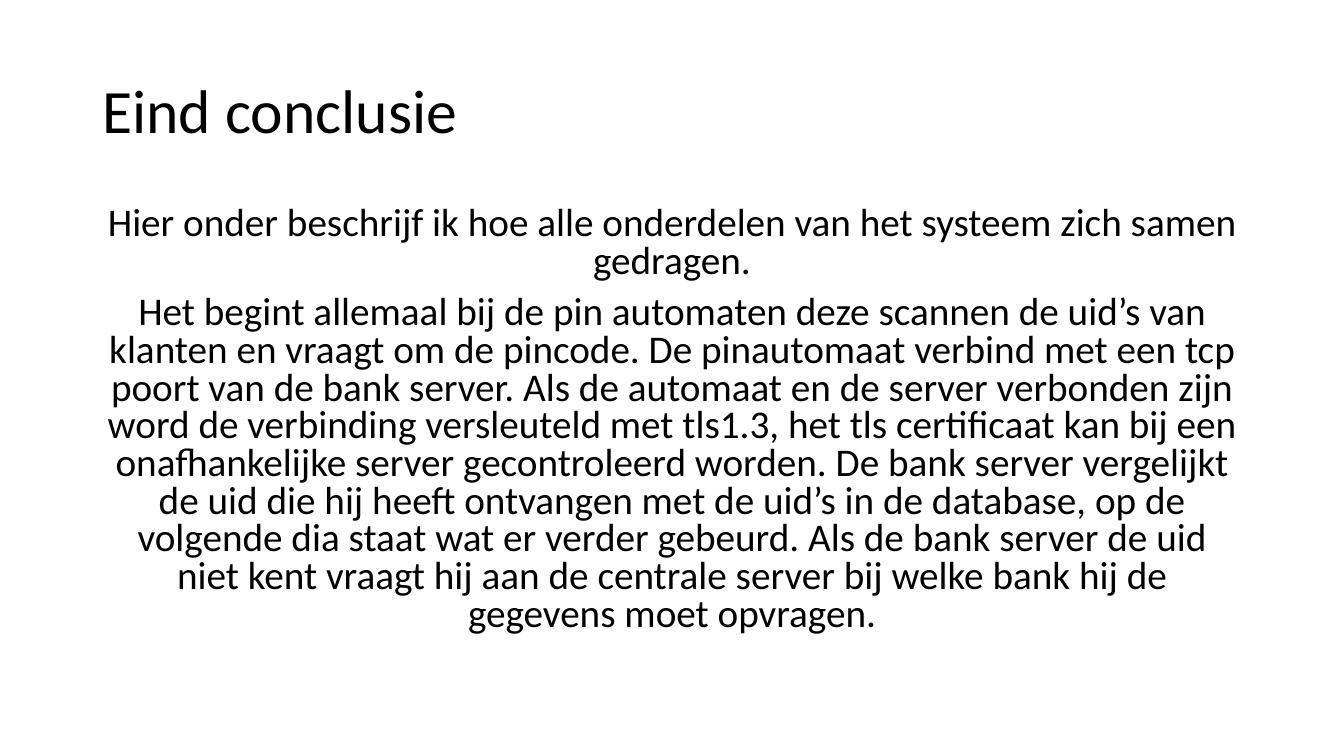
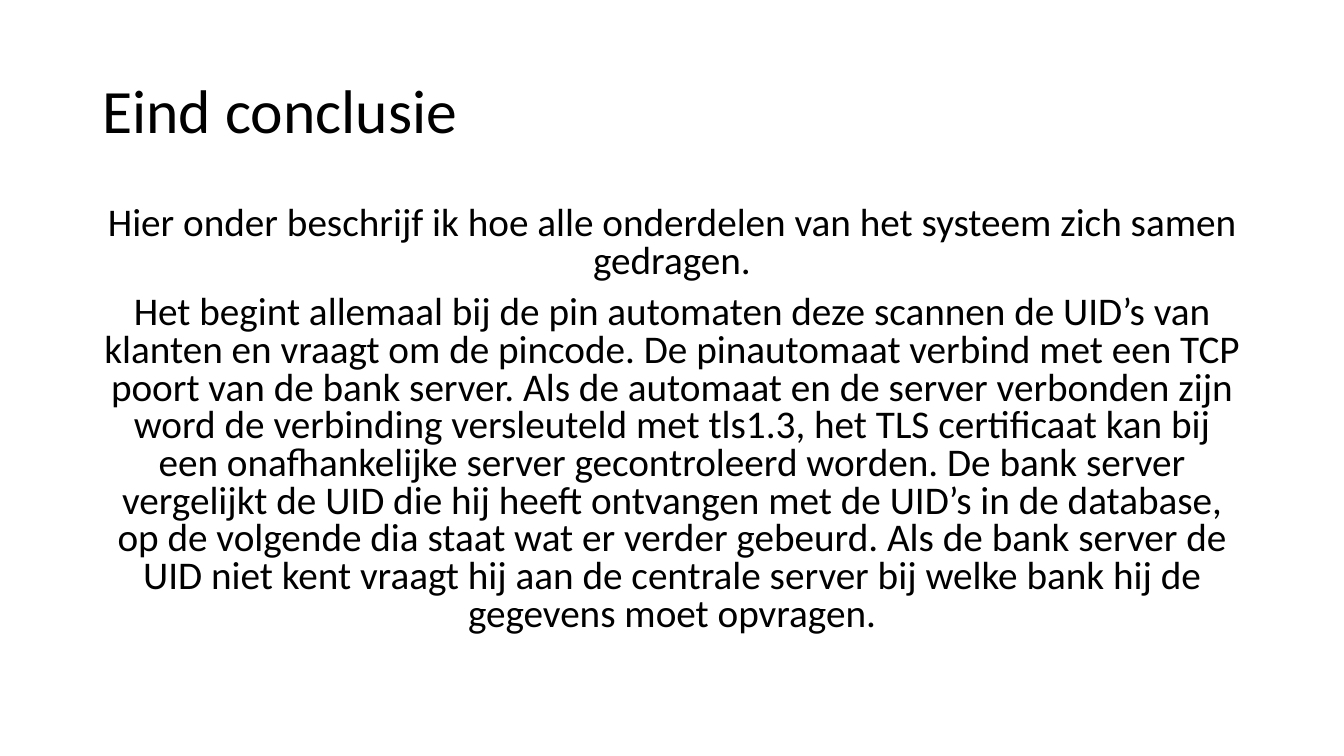
Before and after one commit to boaskalma/project4prive, a slide deck: slide 53 of voorstel centrale bank.pptx. Drawn at 1344x756 pixels with LibreOffice and Linux fonts; fonts in the diff are those of the drawing. Boxes give left, top, right and bottom in pixels: in the first picture for what was removed or moved away, otherwise in the second. Text is boxed around its words. In the diff, an @@ line names an element or a change of style, - is before the commit and + after.

```diff
--- a/voorstel centrale bank.pptx
+++ b/voorstel centrale bank.pptx
@@ text at <box>104,297,1239,634</box>: text changed @@
-Het begint allemaal bij de pin automaten deze scannen de uid’s van klanten en vraagt om de pincode. De pinautomaat verbind met een tcp poort van de bank server. Als de automaat en de server verbonden zijn word de verbinding versleuteld met tls1.3, het tls certificaat kan bij een onafhankelijke server gecontroleerd worden. De bank server vergelijkt de uid die hij heeft ontvangen met de uid’s in de database, op de volgende dia staat wat er verder gebeurd. Als de bank server de uid niet kent vraagt hij aan de centrale server bij welke bank hij de gegevens moet opvragen.
+Het begint allemaal bij de pin automaten deze scannen de UID’s van klanten en vraagt om de pincode. De pinautomaat verbind met een TCP poort van de bank server. Als de automaat en de server verbonden zijn word de verbinding versleuteld met tls1.3, het TLS certificaat kan bij een onafhankelijke server gecontroleerd worden. De bank server vergelijkt de UID die hij heeft ontvangen met de UID’s in de database, op de volgende dia staat wat er verder gebeurd. Als de bank server de UID niet kent vraagt hij aan de centrale server bij welke bank hij de gegevens moet opvragen.
```
Also in this commit, not shown: 31 other slides changed.
